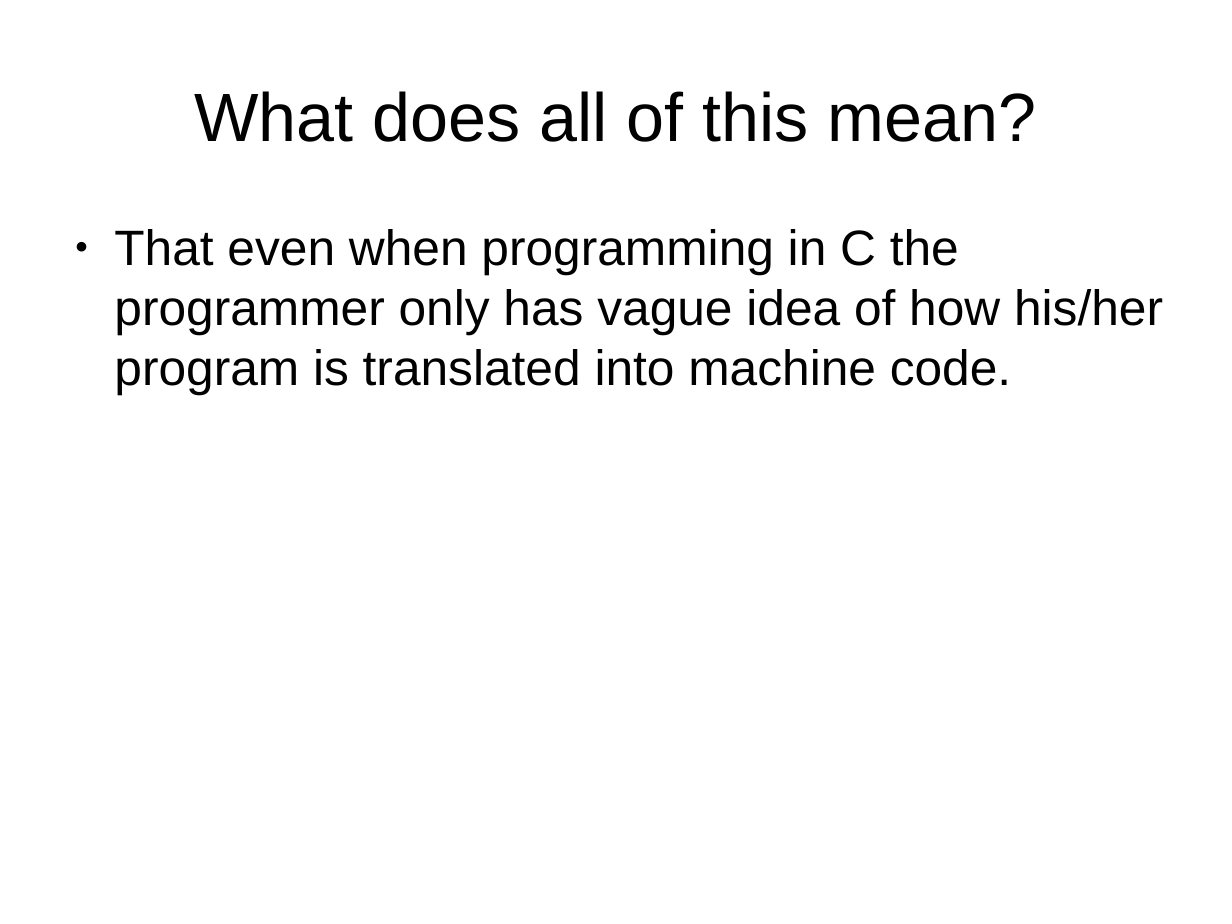
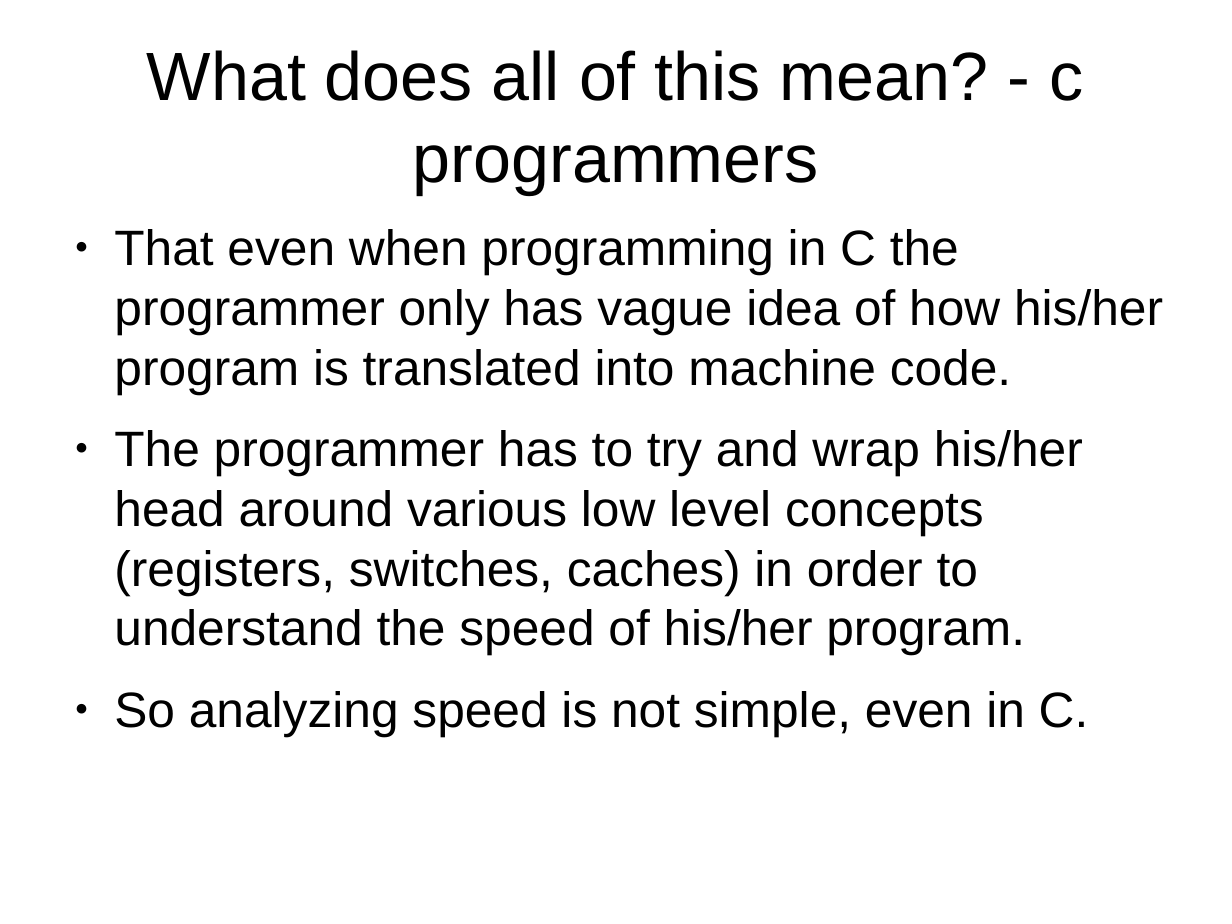
Before and after one commit to veltzer/demos, a slide deck: slide 26 of cpp/multi_core/effective_cplusplus.odp (slide 23 before the commit). Drawn at 1232x924 pixels with LibreOffice and Linux fonts; fonts in the diff are those of the drawing. Boxes give left, top, right and bottom in pixels: in the first picture for what was removed or moved away, otherwise in the second. Text is boxed around its words. In the diff, an @@ line names an element or a change of style, - is before the commit and + after.

```diff
--- a/cpp/multi_core/effective_cplusplus.odp
+++ b/cpp/multi_core/effective_cplusplus.odp
@@ title at box(147, 50, 1083, 194): text changed @@
-What does all of this mean?
+What does all of this mean? - c programmers
@@ text at box(114, 430, 1089, 736): paragraphs added @@
+● The programmer has to try and wrap his/her head around various low level concepts (registers, switches, caches) in order to understand the speed of his/her program.
+● So analyzing speed is not simple, even in C.
```
Also in this commit, not shown: 6 other slides changed, 31 slides added, 3 other files.
